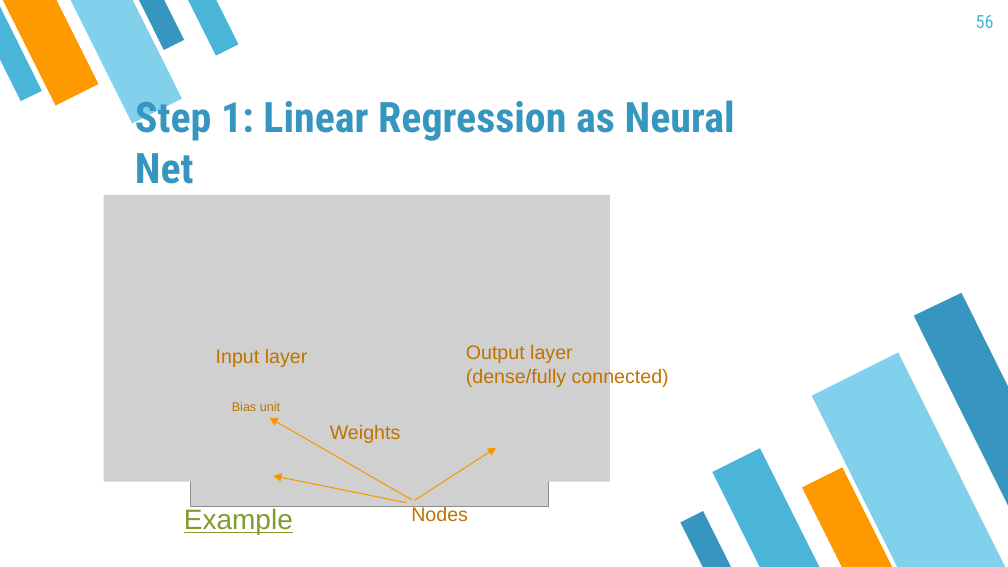
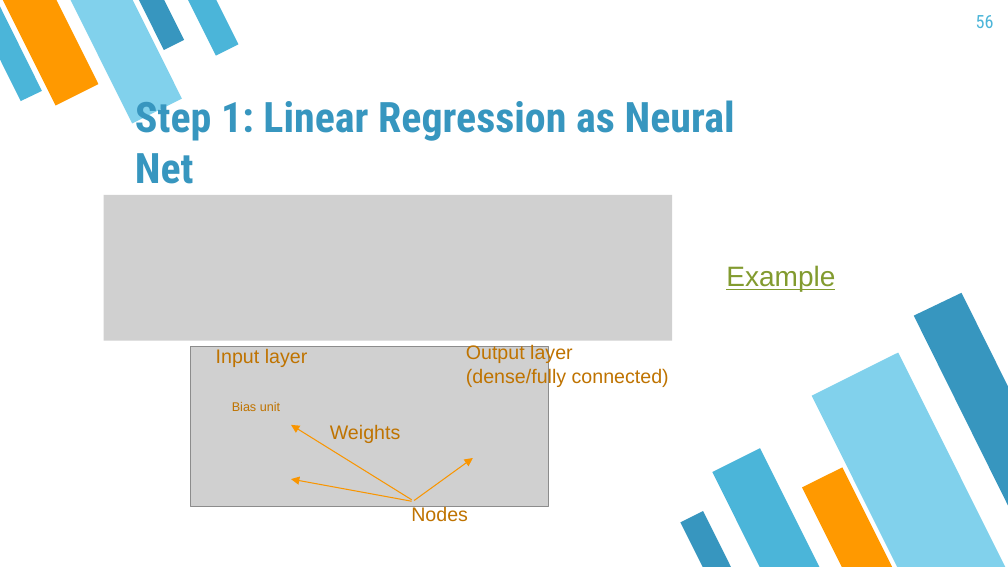
Before and after one commit to mayer79/ml_lecture, a slide deck: slide 56 of slides/ML_Lecture.pptx. Drawn at 1008x567 pixels with LibreOffice and Linux fonts; fonts in the diff are those of the drawing; grey boxes stand for pictures. Boxes give left, top, right and bottom in pixels: in the first picture for what was removed or moved away, otherwise in the second. Text is boxed around its words. In the diff, an @@ line names an element or a change of style, - is before the commit and + after.

```diff
--- a/slides/ML_Lecture.pptx
+++ b/slides/ML_Lecture.pptx
@@ picture: place and size @@
-picture at <box>104,195,610,482</box>
+picture at <box>104,195,672,341</box>
@@ text "Example": place and size @@
-text "Example" at <box>184,508,293,534</box>
+text "Example" at <box>726,265,835,291</box>
@@ arrow moved from (411, 500) - (269, 417) to (411, 500) - (291, 425) @@
@@ arrow moved from (406, 503) - (273, 476) to (411, 501) - (291, 479) @@
@@ arrow moved from (414, 501) - (496, 448) to (414, 501) - (473, 458) @@
```
Also in this commit, not shown: 25 other slides changed, 2 other files.
